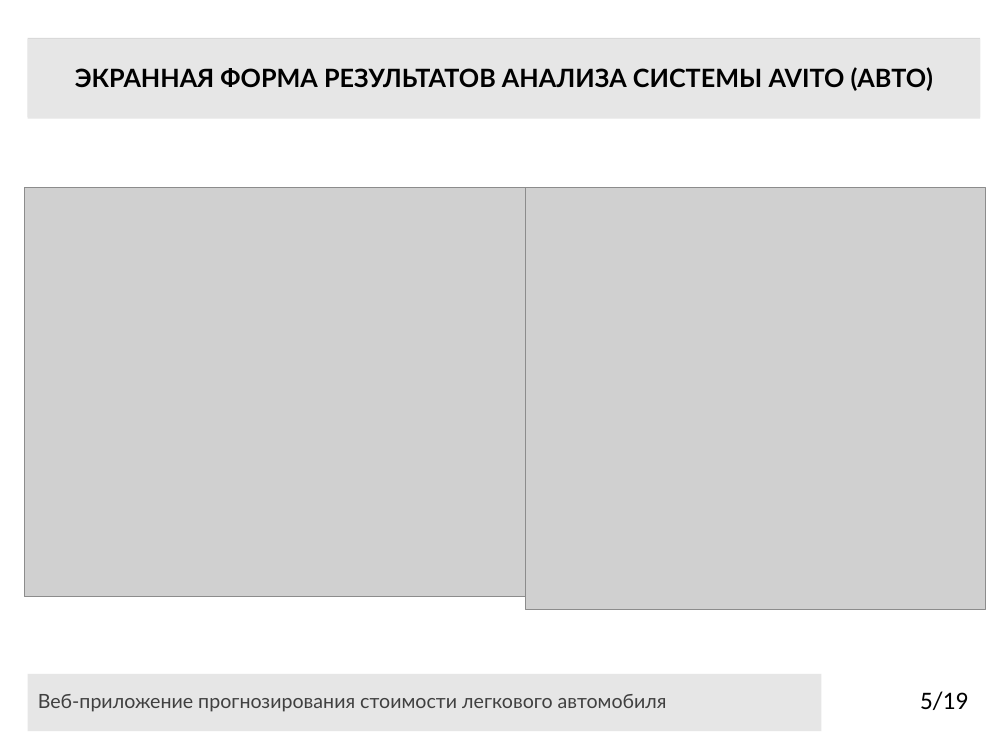
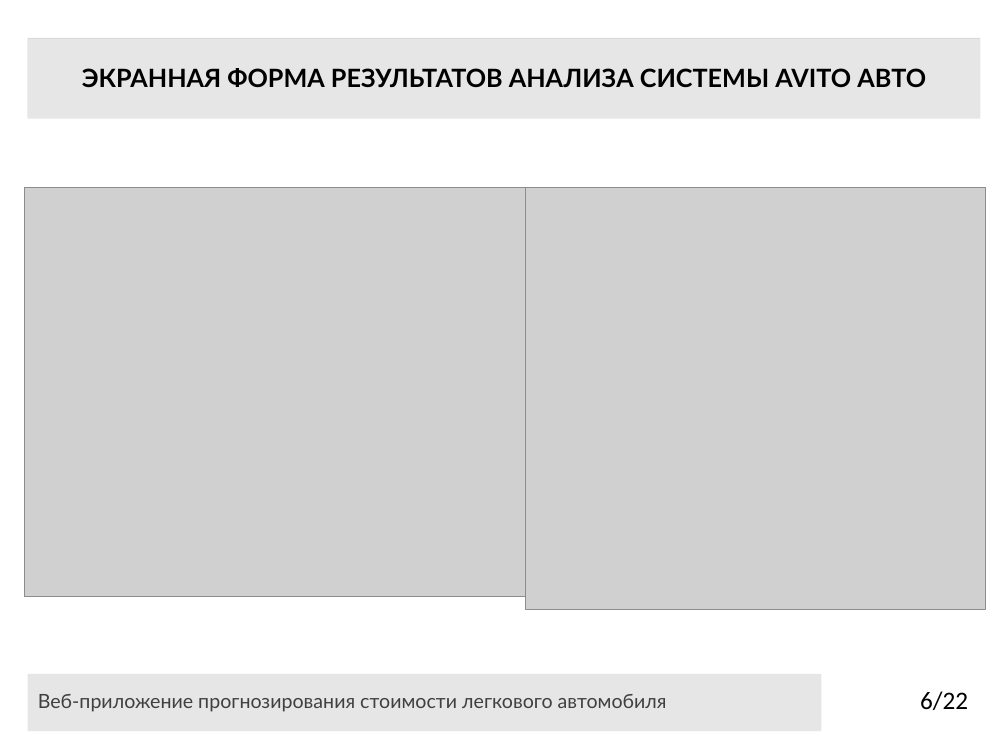
Before and after one commit to CallBan/ssau, a slide deck: slide 6 of 4 курс/2 семестр/ВКР/Презентация_Колбанов_6401.pptx (slide 5 before the commit). Drawn at 1008x756 pixels with LibreOffice and Linux fonts; fonts in the diff are those of the drawing; grey boxes stand for pictures. Boxes give left, top, right and bottom in pixels: in the first picture for what was removed or moved away, otherwise in the second. Text is boxed around its words. In the diff, an @@ line names an element or a change of style, - is before the commit and + after.

```diff
--- a/4 курс/2 семестр/ВКР/Презентация_Колбанов_6401.pptx
+++ b/4 курс/2 семестр/ВКР/Презентация_Колбанов_6401.pptx
@@ title at (82, 68, 926, 88): text changed @@
-ЭКРАННАЯ ФОРМА РЕЗУЛЬТАТОВ АНАЛИЗА СИСТЕМЫ AVITO (АВТО)
+ЭКРАННАЯ ФОРМА РЕЗУЛЬТАТОВ АНАЛИЗА СИСТЕМЫ AVITO АВТО
@@ page number at (920, 691, 968, 710): text changed @@
-5/19
+6/22
```
Also in this commit, not shown: 8 other slides changed, 4 slides added, 1 slide removed, 5 other files.
